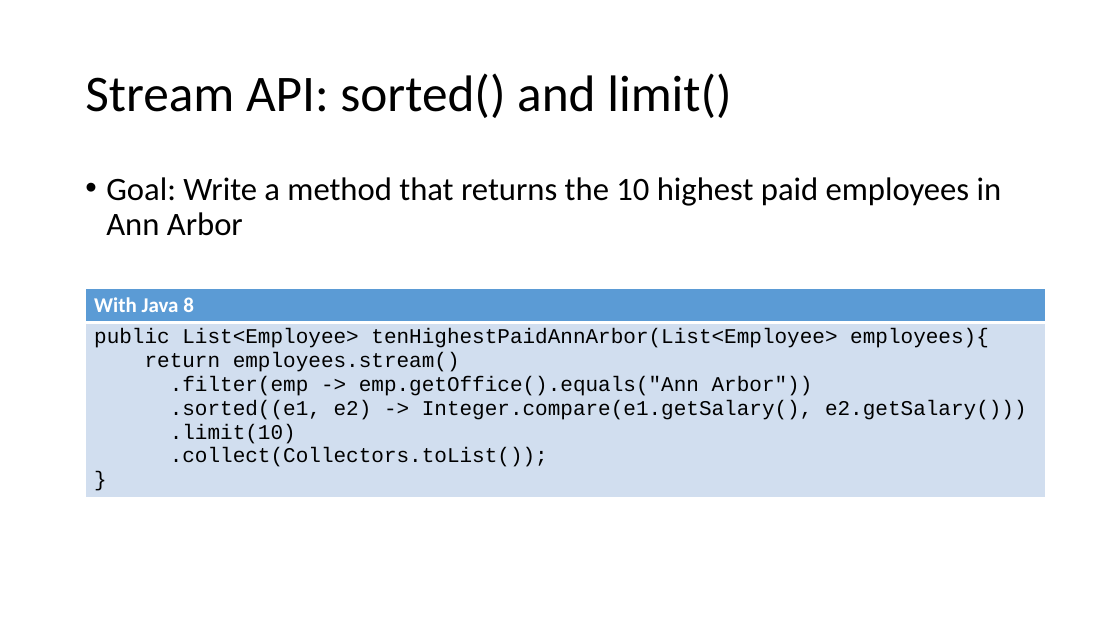
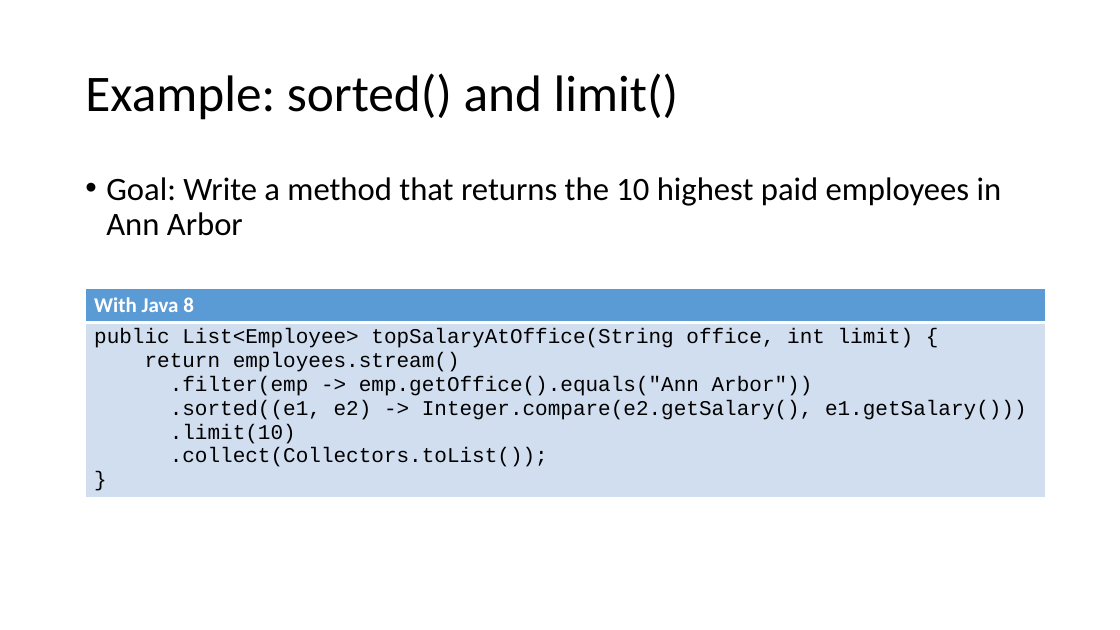
Before and after one commit to jdifebo/java8, a slide deck: slide 50 of presentation.pptx (slide 49 before the commit). Drawn at 1120x630 pixels with LibreOffice and Linux fonts; fonts in the diff are those of the drawing. Boxes give left, top, right and bottom in pixels: in the first picture for what was removed or moved away, otherwise in the second. Text is boxed around its words. In the diff, an @@ line names an element or a change of style, - is before the commit and + after.

```diff
--- a/presentation.pptx
+++ b/presentation.pptx
@@ title at <box>85,73,678,120</box>: text changed @@
-Stream API: sorted() and limit()
+Example: sorted() and limit()
@@ table at <box>86,288,1046,507</box> @@
@@ row 2, column 1: "public List<Employee> tenHighestPaidAnnArbor(List<Employee> employees){ return employees.stream() .filter(emp -> emp.getOffice().equals("Ann Arbor")) .sorted((e1, e2) -> Integer.compare(e1.getSalary(), e2.getSalary())) .limit(10) .collect(Collectors.toList()); }" to "public List<Employee> topSalaryAtOffice(String office, int limit) { return employees.stream() .filter(emp -> emp.getOffice().equals("Ann Arbor")) .sorted((e1, e2) -> Integer.compare(e2.getSalary(), e1.getSalary())) .limit(10) .collect(Collectors.toList()); }" @@
```
Also in this commit, not shown: 15 other slides changed, 1 slide added, 3 other files.
